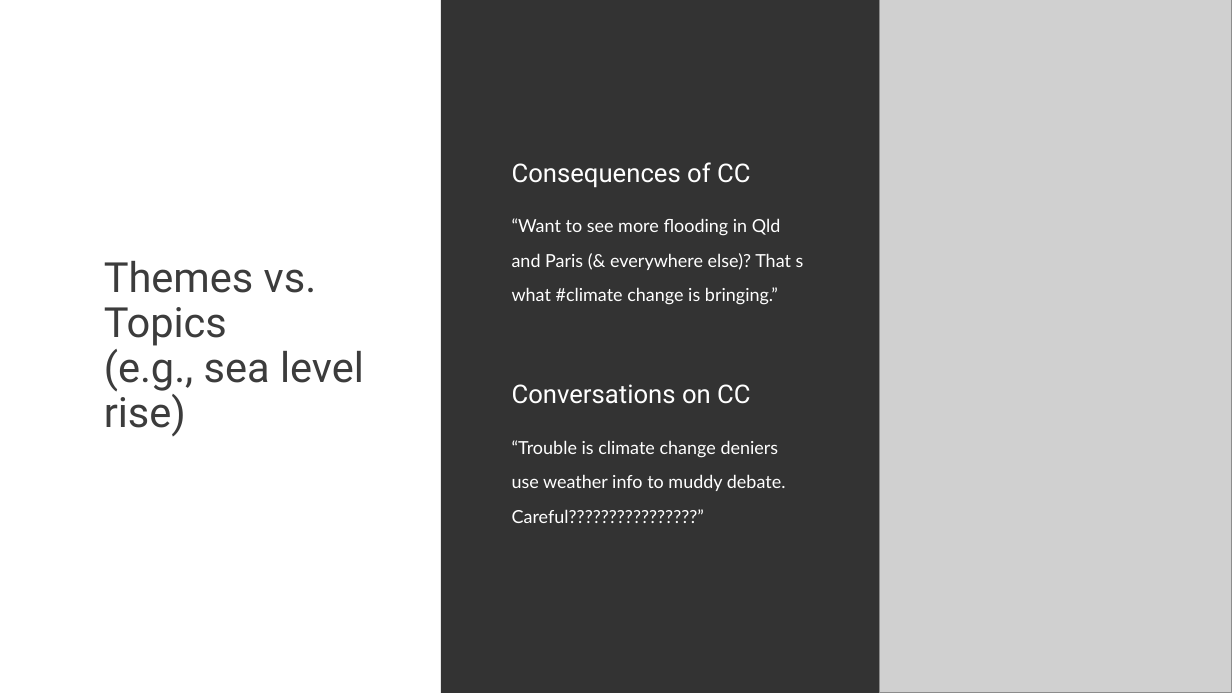
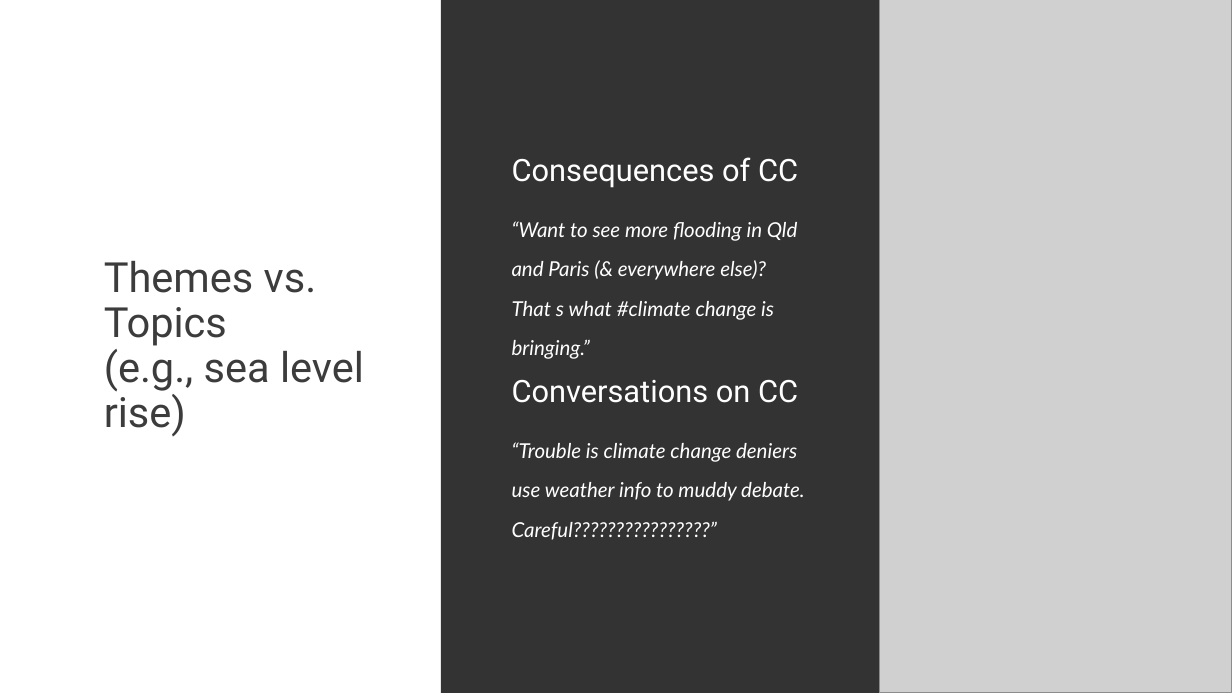
Before and after one commit to matt-lab/matt-lab.github.io, a slide deck: slide 31 of assets/presentations/data2019.pptx (slide 30 before the commit). Drawn at 1232x693 pixels with LibreOffice and Linux fonts; fonts in the diff are those of the drawing; grey boxes stand for pictures. Boxes give left, top, right and bottom in pixels: in the first picture for what was removed or moved away, otherwise in the second. Text is boxed around its words. In the diff, an @@ line names an element or a change of style, - is before the commit and + after.

```diff
--- a/assets/presentations/data2019.pptx
+++ b/assets/presentations/data2019.pptx
@@ text "Consequences of CC" at [512, 157, 798, 188]: size 20 to 24 pt @@
@@ text "“Want to see more flooding ..." at [512, 221, 798, 359]: size 14 to 16 pt, italic on @@
@@ text "Conversations on CC" at [512, 380, 798, 403]: size 20 to 24 pt @@
@@ text "“Trouble is climate change deniers ..." at [512, 442, 805, 540]: size 14 to 16 pt, italic on @@
```
Also in this commit, not shown: 19 other slides changed, 1 slide added, 1 slide removed, 3 other files.
